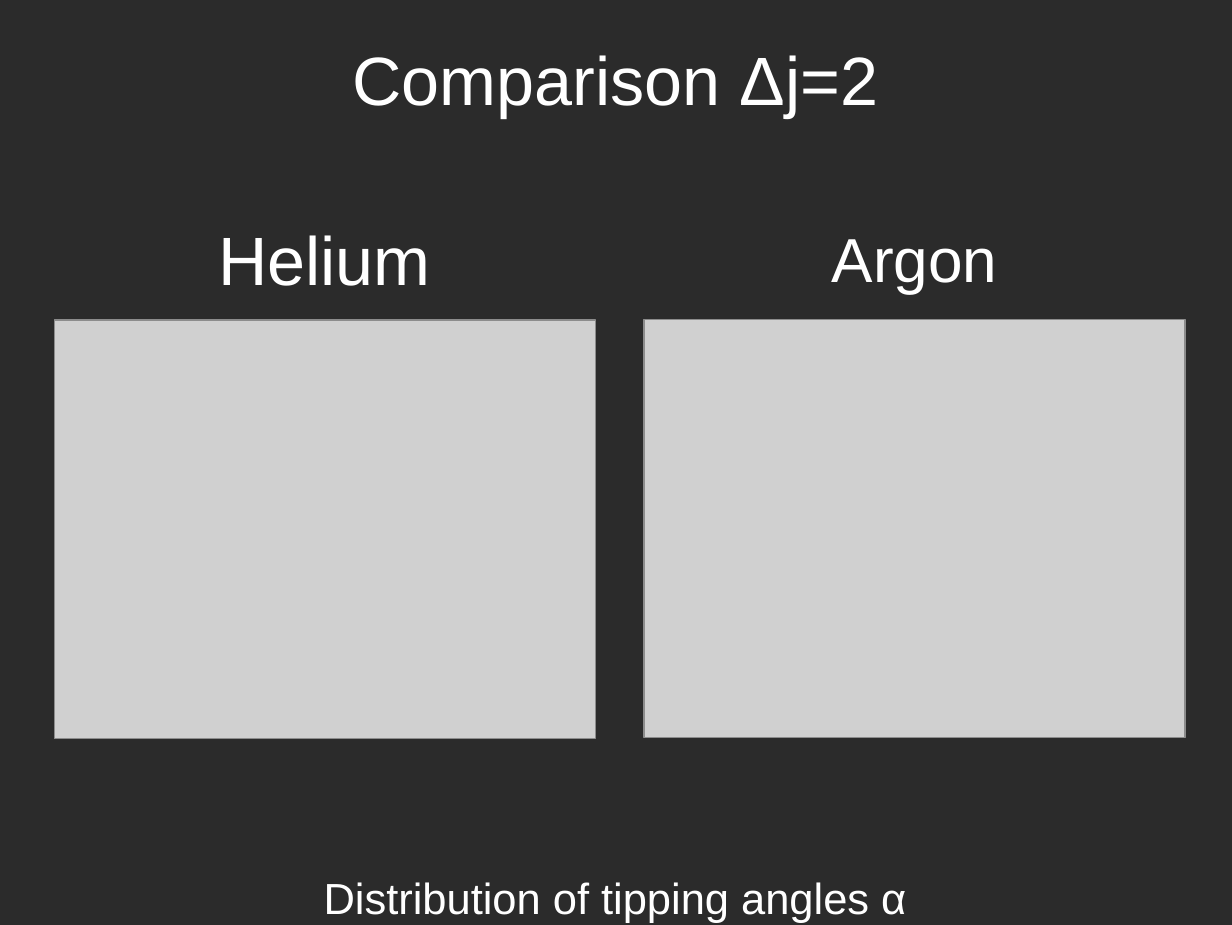
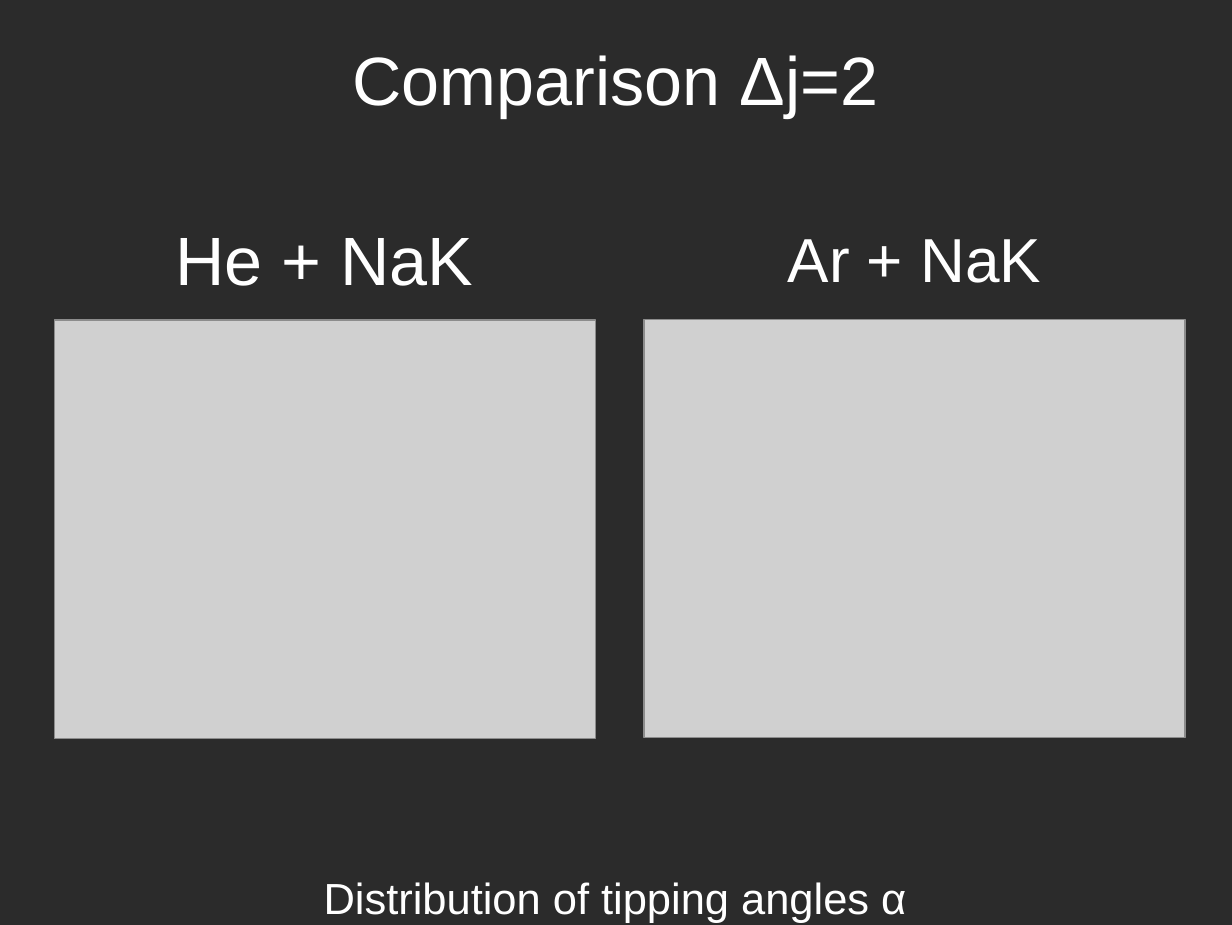
Before and after one commit to atowneND/HeNaK_Collisions, a slide deck: slide 13 of Presentation.odp (slide 12 before the commit). Drawn at 1232x925 pixels with LibreOffice and Linux fonts; fonts in the diff are those of the drawing; grey boxes stand for pictures; background and template pictures are left out; a plain dark background stands for a picture behind light text. Boxes give left, top, right and bottom in pixels: in the first picture for what was removed or moved away, otherwise in the second. Text is boxed around its words. In the diff, an @@ line names an element or a change of style, - is before the commit and + after.

```diff
--- a/Presentation.odp
+++ b/Presentation.odp
@@ title at <box>175,238,473,286</box>: text changed @@
-Helium
+He + NaK
@@ title at <box>788,239,1041,283</box>: text changed @@
-Argon
+Ar + NaK
```
Also in this commit, not shown: 6 other slides changed, 2 slides added, 2 slides removed, 4 other files.
